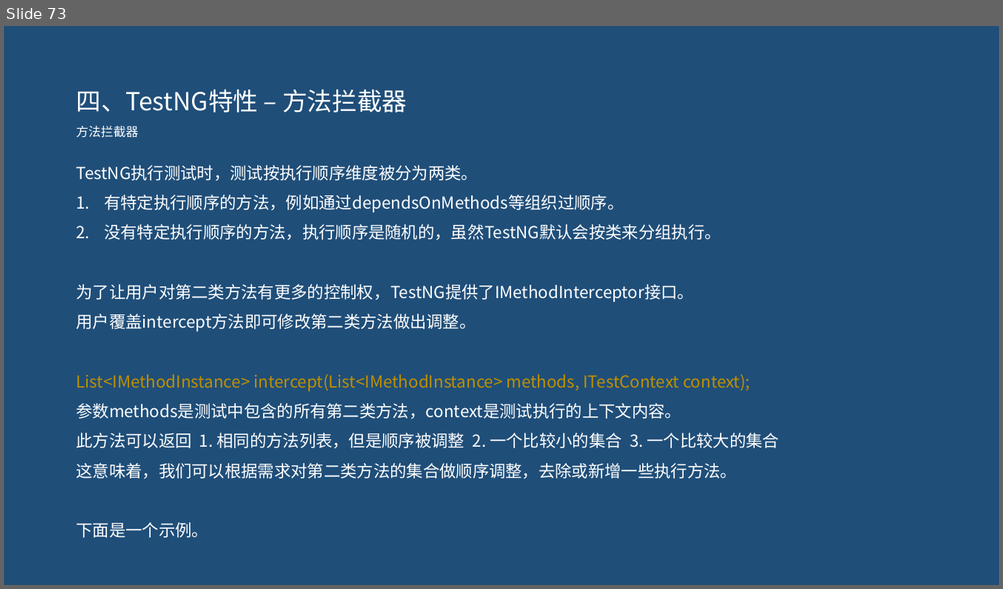
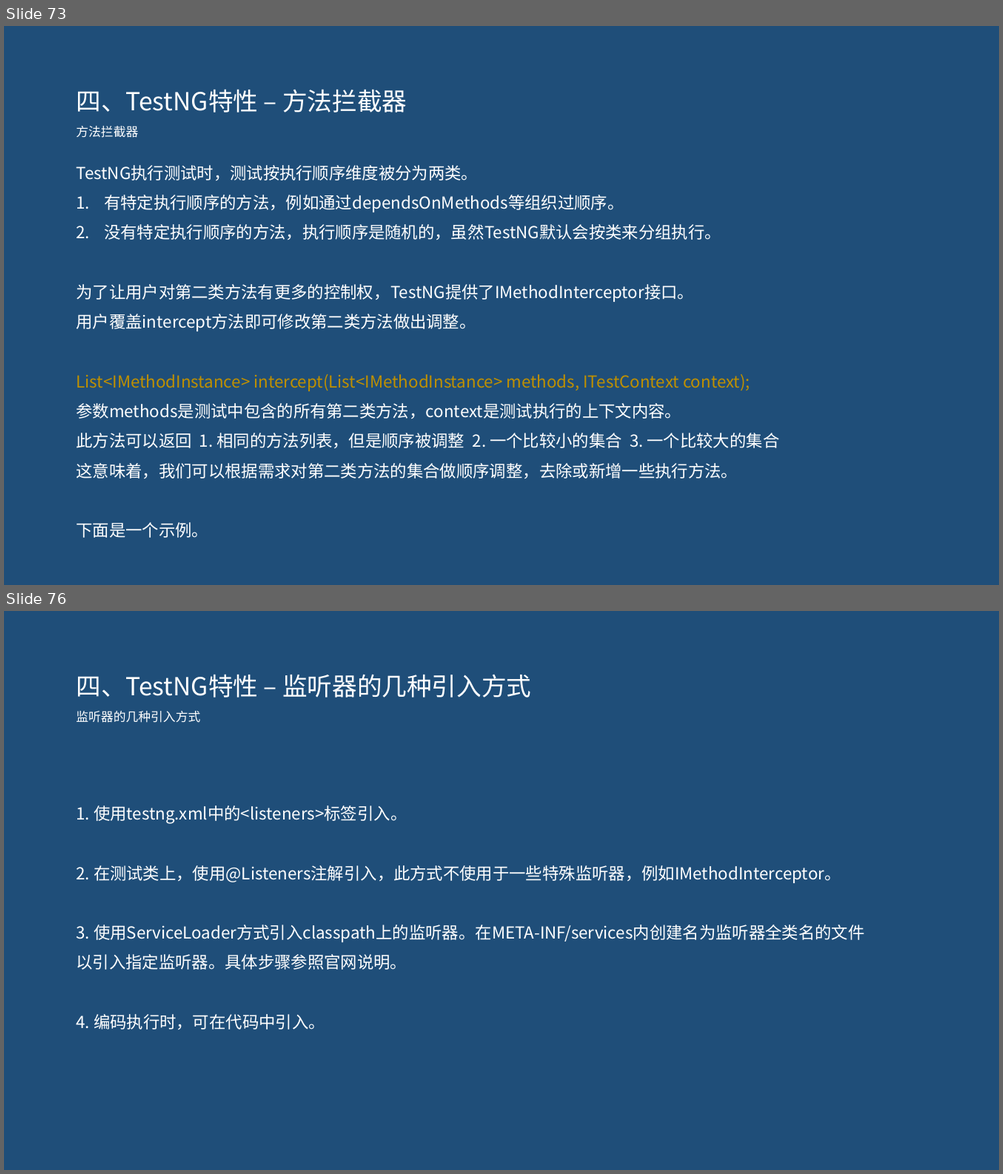
Before and after one commit to pertrichor/hello-testng, a slide deck: demo-server/doc/testNG介绍.pptx. Shown one above the other, each under a label of ours: slide 73 before the commit, slides 73 and 76 after it; the slides between them are not shown. The pictures are 1003x589 and 1003x1174 pixels, drawn with LibreOffice and Linux fonts; fonts in the diff are those of the drawing. Boxes give left, top, right and bottom in pixels: in the first picture for what was removed or moved away, otherwise in the second. Text is boxed around its words. In the diff, an @@ line names an element or a change of style, - is before the commit and + after.

```diff
--- a/demo-server/doc/testNG介绍.pptx
+++ b/demo-server/doc/testNG介绍.pptx
@@ slide 76 added at (x1=4, y1=611, x2=999, y2=1170), background #1F4E79 @@
@@ text added at (x1=76, y1=674, x2=531, y2=698), 24 pt, text #FFFFFF @@
+四、TestNG特性 – 监听器的几种引入方式
@@ text added at (x1=76, y1=711, x2=200, y2=723), 12 pt, text #FFFFFF @@
+监听器的几种引入方式
@@ text added at (x1=76, y1=806, x2=864, y2=1030), 16 pt, text #FFFFFF @@
+1. 使用testng.xml中的<listeners>标签引入。
+2. 在测试类上，使用@Listeners注解引入，此方式不使用于一些特殊监听器，例如IMethodInterceptor。
+3. 使用ServiceLoader方式引入classpath上的监听器。在META-INF/services内创建名为监听器全类名的文件
+以引入指定监听器。具体步骤参照官网说明。
+4. 编码执行时，可在代码中引入。
```
Also in this commit, not shown: 2 slides changed, 6 other slides added, 2 other files.
